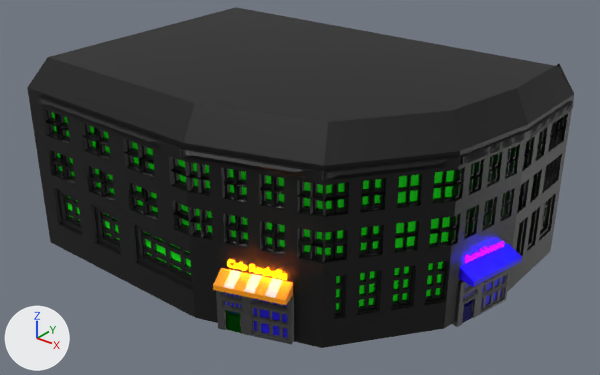
The FBX model Assets/Models/Saint Mary's Island/KingstonStreetxAltonRoadShops.fbx as it was, and as the next commit left it.
Both versions are drawn from a 50 mm camera at (39.3, -65.6, 51.1) aimed at (-15.4, 2.9, 8.7). Lighting does not change. The marker at lower left points along +X, +Y and +Z. Where no turn or scale is listed for an object, it has been applied to the vertices.

In view in the first picture: 'BUMBLETONS', 'BUMBLETONSCanopy', 'CAFEROCHELLE', 'CAFEROCHELLECanopy', 'KSARS', 'Storefront', 'Storefront.001'.
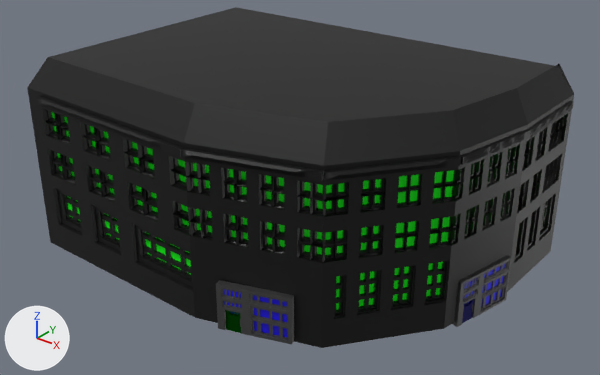
Boxes [x1, y1, x2, y2] around the edits, measured in the pictures (600 x 375 px):
'CAFEROCHELLECanopy', deleted: before [213, 268, 293, 305]
    faces in mat_material_038 (orange #ff9d00): [213, 268, 293, 305]
    faces in mat_material (white #e7e7e7): [224, 270, 282, 298]
'BUMBLETONSCanopy', deleted (blue): before [459, 243, 522, 287]
'BUMBLETONS', deleted: before [465, 241, 505, 263]
'CAFEROCHELLE', deleted: before [227, 260, 287, 279]

The change, as a list of edits to the scene's bpy script:
```text
Remove ob_bumbletonscanopy:
    ob_bumbletonscanopy = bpy.data.objects.new('BUMBLETONSCanopy', me_cube_035)
    ob_bumbletonscanopy.location = (7.97, 5.84, 5.44)
Remove ob_caferochellecanopy:
    ob_caferochellecanopy = bpy.data.objects.new('CAFEROCHELLECanopy', me_cube_004)
    ob_caferochellecanopy.location = (-12.11, -12.01, 4.63)
Remove ob_caferochelle:
    ob_caferochelle = bpy.data.objects.new('CAFEROCHELLE', me_text)
    ob_caferochelle.location = (-12.14, -13.07, 6.79)
Remove ob_bumbletons:
    ob_bumbletons = bpy.data.objects.new('BUMBLETONS', me_text_004)
    ob_bumbletons.location = (6.29, 2.91, 6.54)
```
